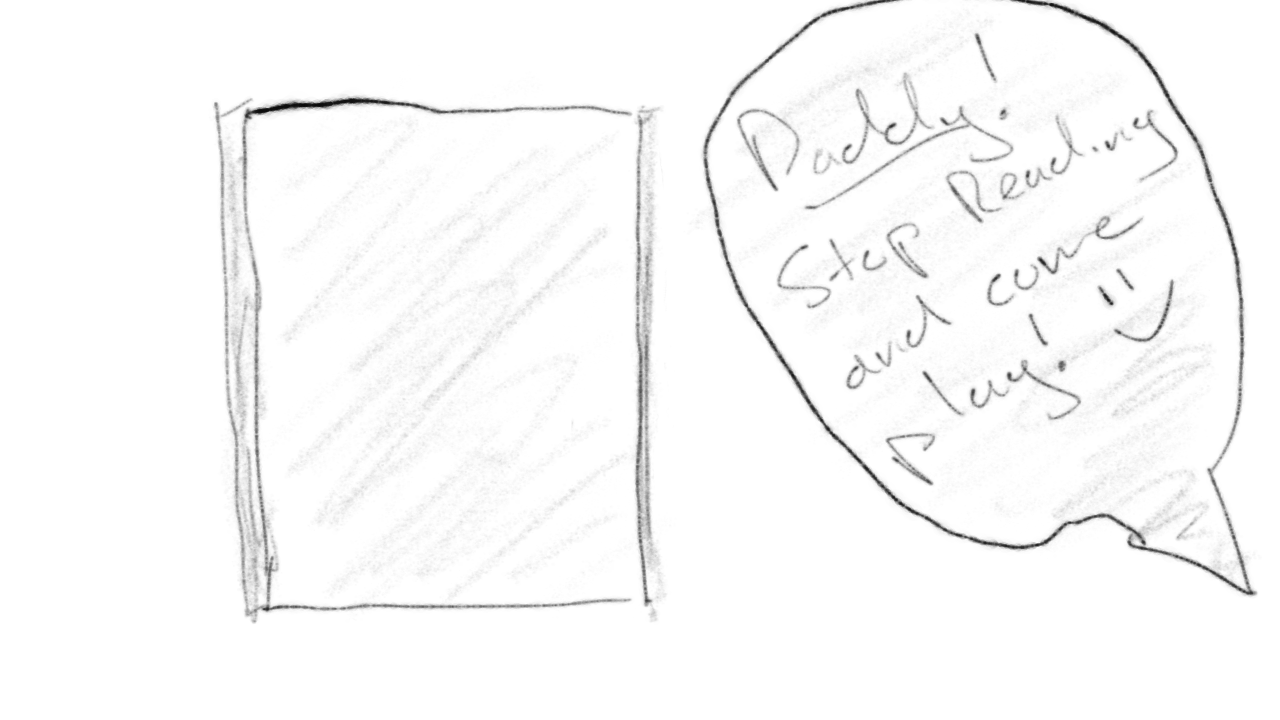
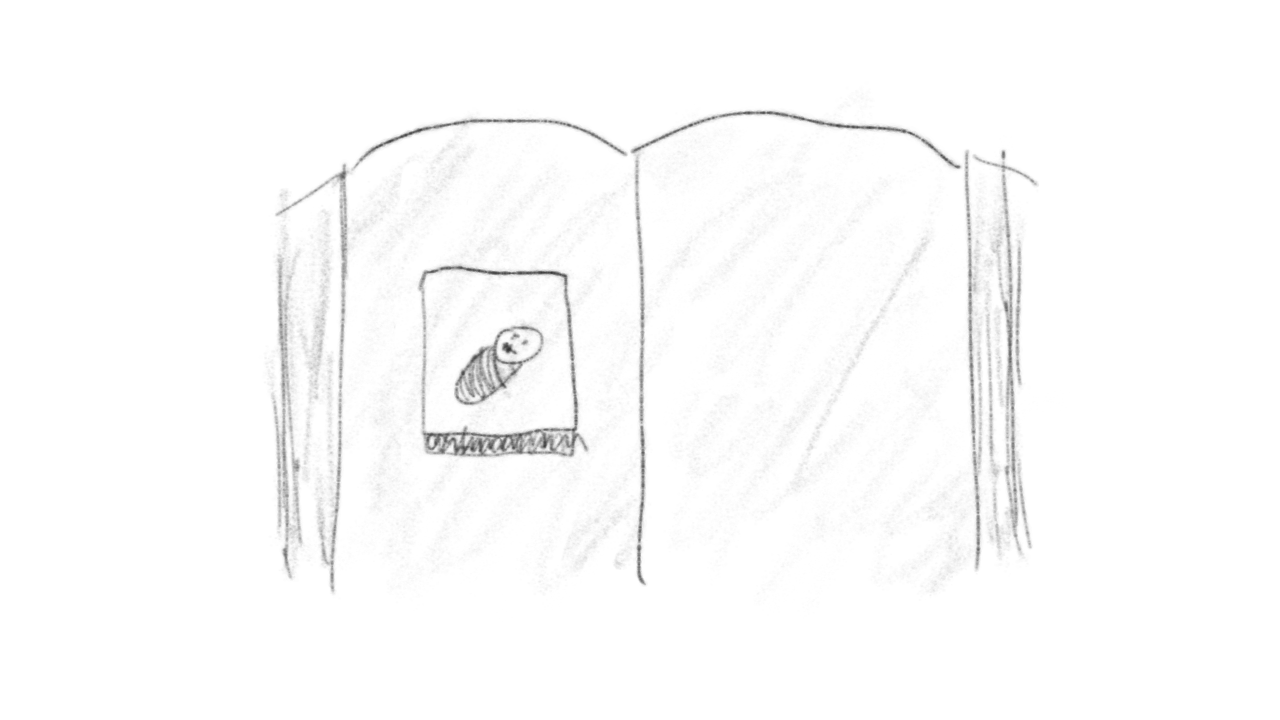
The second 1280px x 720px image is a revision of the first. Changes to its layers:
hid "daughter speech bubble" over [640, 0, 1262, 623]
added layer "baby pic" above "front cover open" over [384, 192, 640, 512]
hid "back cover", painted on it over [209, 55, 768, 624]
showed "open to pages", painted on it over [209, 64, 1088, 624]
